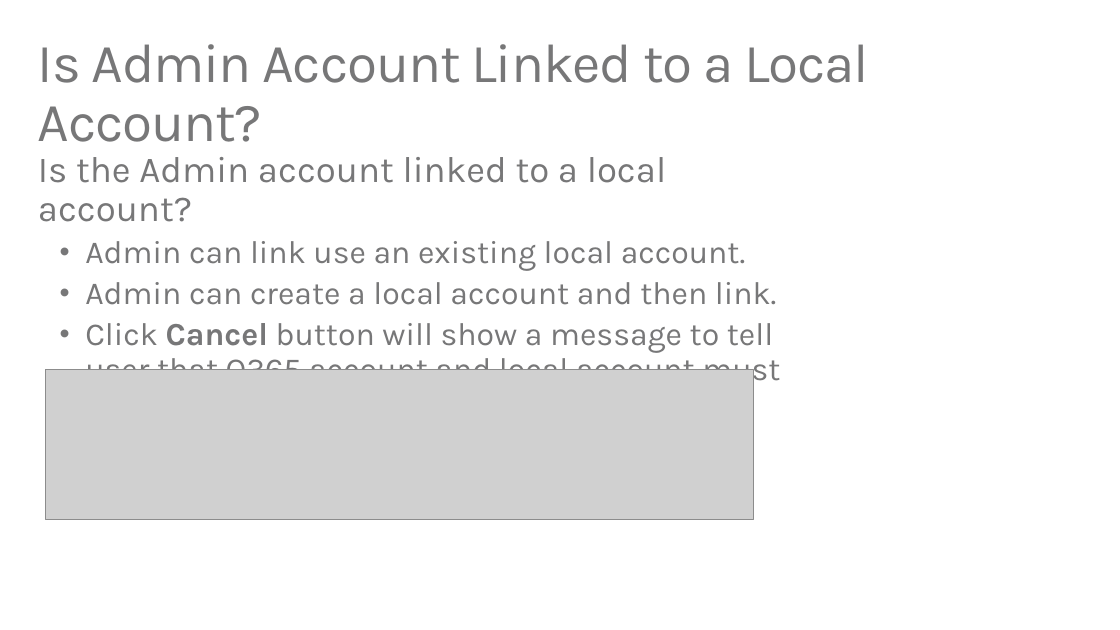
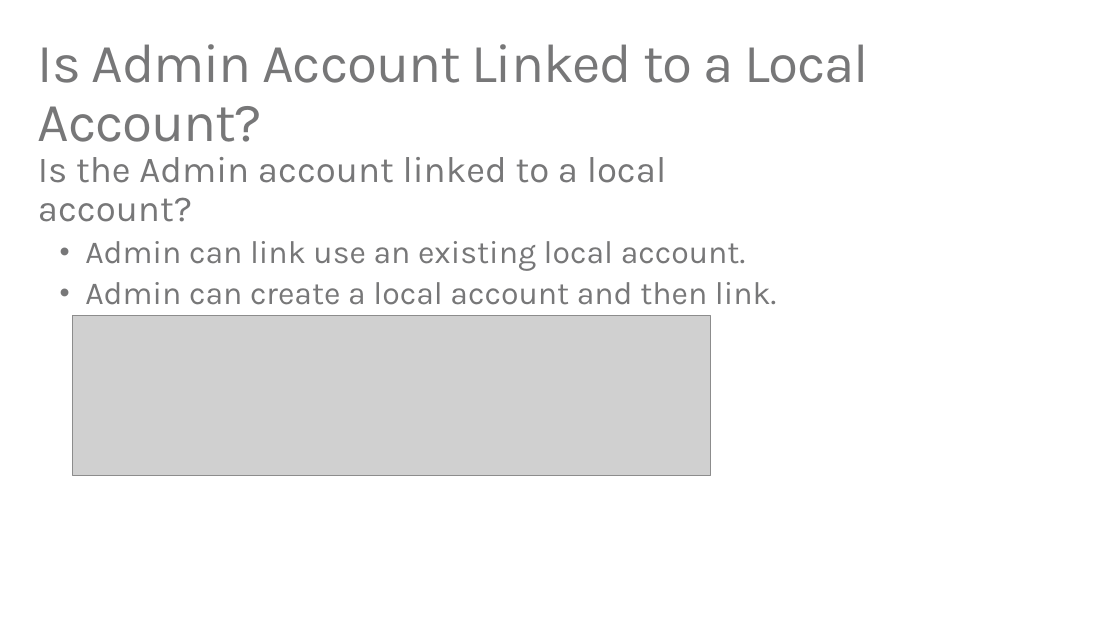
Before and after one commit to TylerLu/EDUGraphAPI-Angular, a slide deck: slide 6 of EDU GRAPH-API Demo Script.pptx. Drawn at 1120x630 pixels with LibreOffice and Linux fonts; fonts in the diff are those of the drawing; grey boxes stand for pictures. Boxes give left, top, right and bottom in pixels: in the first picture for what was removed or moved away, otherwise in the second. Text is boxed around its words. In the diff, an @@ line names an element or a change of style, - is before the commit and + after.

```diff
--- a/EDU GRAPH-API Demo Script.pptx
+++ b/EDU GRAPH-API Demo Script.pptx
@@ picture: place and size @@
-picture at bbox=[45, 370, 754, 519]
+picture at bbox=[72, 315, 710, 475]
@@ text at bbox=[85, 323, 780, 388]: paragraph removed @@
-  • Click Cancel button will show a message to tell user that O365 account and local account must be linked..
```
Also in this commit, not shown: 21 other slides changed, 3 slides added, 4 other files.
